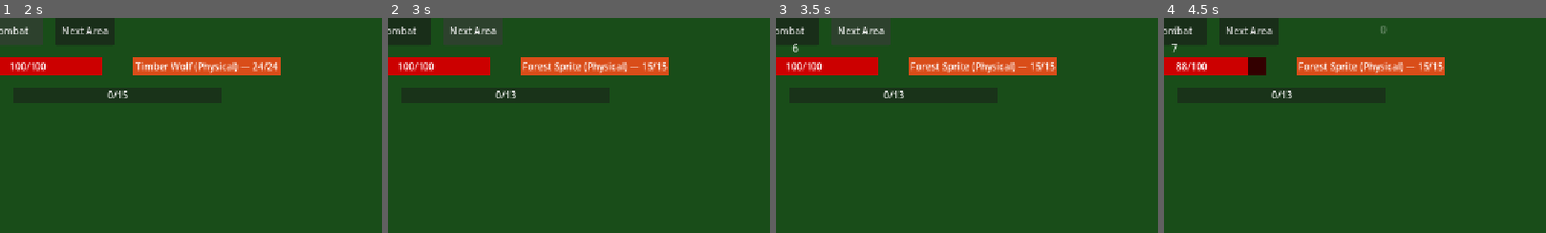
Above: before the commit, frames 1-4 (left to right).
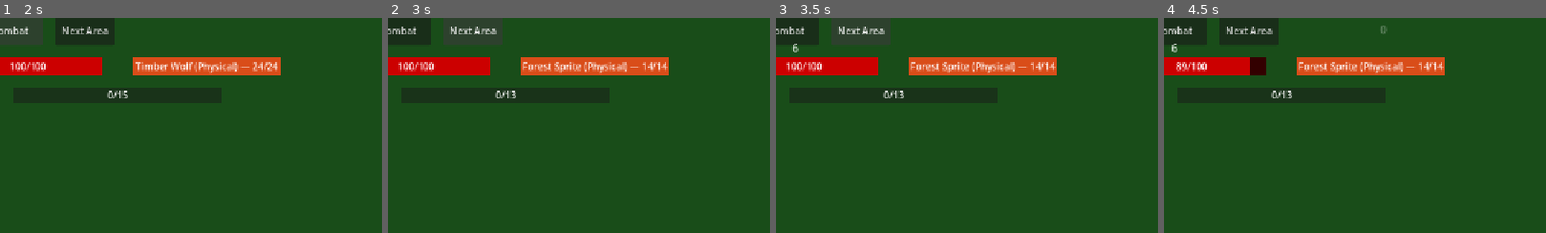
Above: after the commit, the same moments.

Repository: loginn/hammertime
Game: Godot game, scene res://scenes/main.tscn
The game is run twice, just before and just after one commit, with the same random seed, the same clock (stepped at 60 frames per second) and the same inputs.
Inputs:
- Up to frame 1 (2 s): click "Adventure" at 0.5 s; click "Start Combat" at 1.25 s
- Up to frame 2 (3 s): click "Next Area" at 2 s; click "Next Area" at 2.75 s
- Up to frame 3 (3.5 s): no input
- Up to frame 4 (4.5 s): click "The Forge" at 3.5 s; click "Adventure" at 4.25 s
The pictures show only the part of the screen within x 10-60%, y 21-71%; the shares and areas given below are measured in that part.

Frame 1 is identical in both runs. In frame 2, less than 0.1% of the frame differs, in the area x 68-74%, y 20-25%; in frame 3, less than 0.1%; in frame 4, 0.2%, in the area x 2-74%, y 3-27%.

Commit message:
fix(33-02): reduce difficulty curve — GROWTH_RATE 0.10→0.07, soften boss walls
- GROWTH_RATE reduced from 0.10 to 0.07 (7% exponential growth per level)
- Boss wall bonuses reduced: +15/35/60% -> +10/20/40%
- Relief dip and ramp-back calculations updated to use 0.40 peak bonus (was 0.60)
- Level 20 difficulty drops from 6.12x to 3.62x; L24 boss wall from 14.33x to 6.38x
- Updated class doc comment and get_level_multiplier doc comment to reflect new values

Diff:
--- a/models/monsters/pack_generator.gd
+++ b/models/monsters/pack_generator.gd
@@ -3,11 +3,11 @@
 ## Generates scaled monster packs for a given area level.
 ## Follows the same static utility pattern as LootTable and DefenseCalculator.
 ## Packs are consumed by the combat loop (Phase 15).
-## Level 1: 1.0x | Level 25: ~9.85x | Level 50: ~106x | Level 75: ~1,083x
+## Level 1: 1.0x | Level 25: ~5.07x | Level 50: ~27.5x | Level 75: ~148x
 
 const PACK_COUNT_MIN: int = 8
 const PACK_COUNT_MAX: int = 15
-const GROWTH_RATE: float = 0.10  # 10% exponential growth per level
+const GROWTH_RATE: float = 0.07  # 7% exponential growth per level
 const BIOME_BOUNDARIES: Array[int] = [25, 50, 75]  # Dark Forest, Cursed Woods, Shadow Realm start levels
 
 # Pre-computed avg base HP ratios: new_biome / old_biome
@@ -35,8 +35,8 @@
 
 
 ## Returns the difficulty multiplier for an area level.
-## Base: 10% compounding per level. Modified by:
-## - Boss wall: +15/35/60% spike on the last 3 levels of each biome
+## Base: 7% compounding per level. Modified by:
+## - Boss wall: +10/20/40% spike on the last 3 levels of each biome
 ## - Relief dip: first level of new biome drops to ~70% of boss wall peak (accounting for base stat jump)
 ## - Ramp-back: smooth quadratic ease over 8 levels to rejoin base curve
 ## - Shadow Realm (75+): smooth 10% compounding after initial ramp-back, no repeating boss walls
@@ -50,7 +50,7 @@
 			var stat_ratio: float = BIOME_STAT_RATIOS[boundary]
 			# peak_base is the base multiplier at the last level of the previous biome (boundary - 1)
 			var peak_base: float = pow(1.0 + GROWTH_RATE, boundary - 2)
-			var relief_mult: float = peak_base * (1.0 + 0.60) * 0.70 / stat_ratio
+			var relief_mult: float = peak_base * (1.0 + 0.40) * 0.70 / stat_ratio
 			return relief_mult
 
 	# 2. Check if level is in boss wall zone (within 3 levels before a boundary)
@@ -61,9 +61,9 @@
 			var distance_from_boundary: int = boundary - level  # 3, 2, or 1
 			var boss_bonus: float
 			match distance_from_boundary:
-				3: boss_bonus = 0.15
-				2: boss_bonus = 0.35
-				1: boss_bonus = 0.60
+				3: boss_bonus = 0.10  # Was 0.15
+				2: boss_bonus = 0.20  # Was 0.35
+				1: boss_bonus = 0.40  # Was 0.60
 				_: boss_bonus = 0.0
 			return base * (1.0 + boss_bonus)
 
@@ -74,7 +74,7 @@
 			# Compute the relief value at this boundary
 			var stat_ratio: float = BIOME_STAT_RATIOS[boundary]
 			var peak_base: float = pow(1.0 + GROWTH_RATE, boundary - 2)
-			var relief_value: float = peak_base * (1.0 + 0.60) * 0.70 / stat_ratio
+			var relief_value: float = peak_base * (1.0 + 0.40) * 0.70 / stat_ratio
 			# Quadratic ease-in ramp from relief back to base curve
 			var t: float = float(levels_into_biome) / 8.0
 			var ease_t: float = t * t
